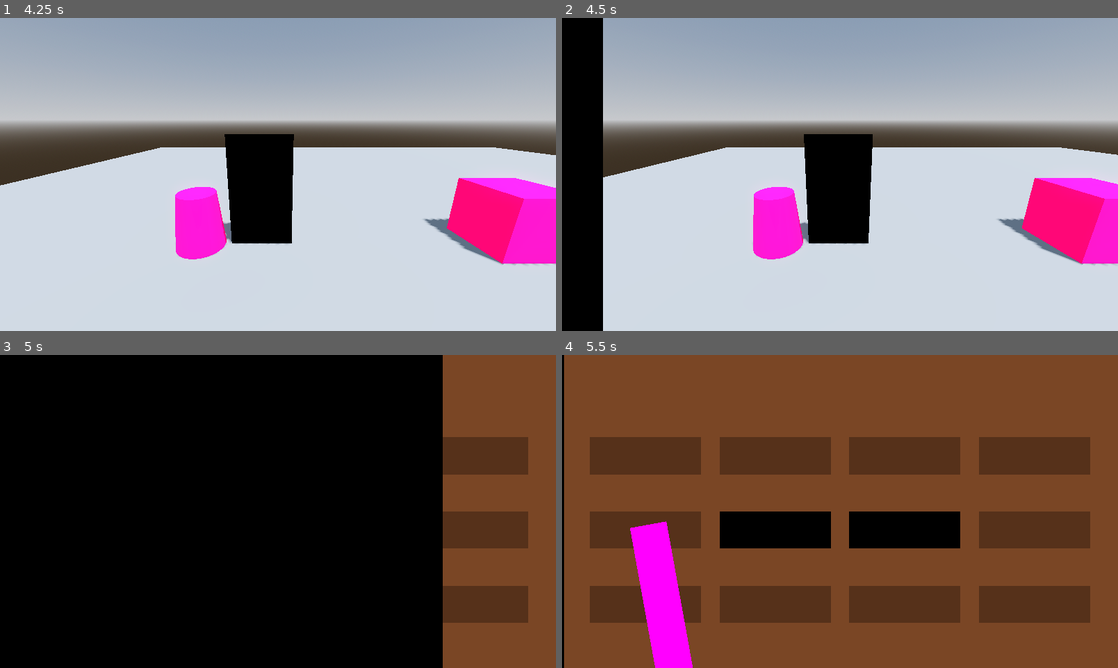
Above: before the commit, frames 1-4 (two rows, left to right).
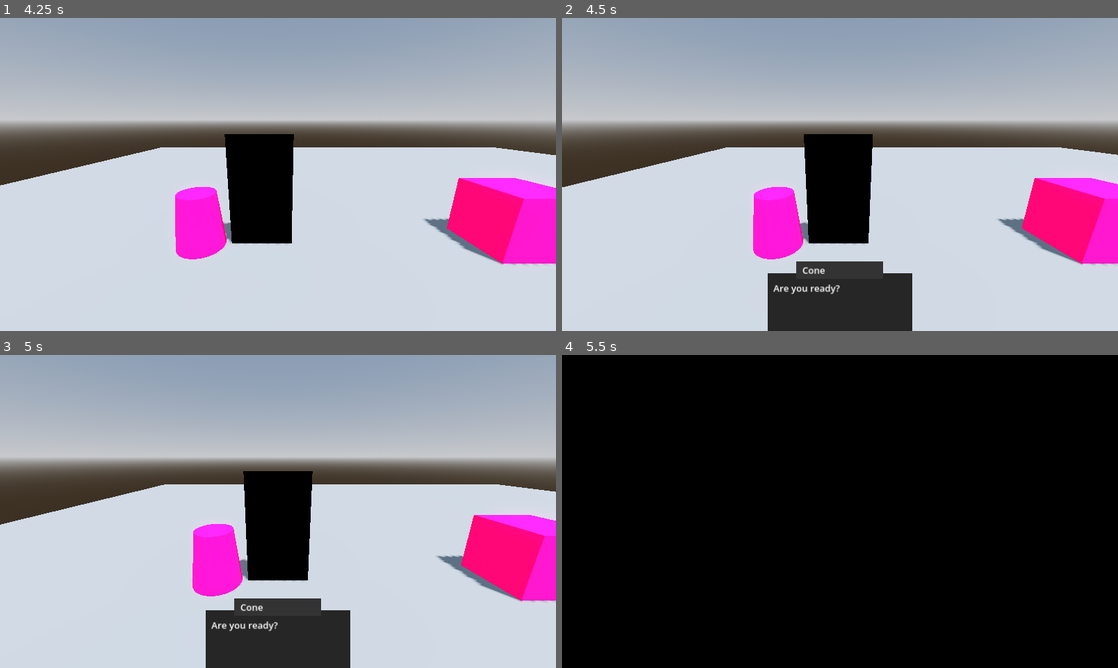
Above: after the commit, the same moments.

Repository: OIIOIIOI/gwj-79-v2
Game: Godot game, scene res://scenes/main/main.tscn
Same seed, same stepped clock (60 frames per second), same inputs: the game is played once before the commit and once after it.
Inputs:
- Up to frame 1 (4.25 s): hold Right (move_right) 0.53-1.28 s; tap E (action) every 0.75 s from 0.6 to 3.6 s; hold Down (move_down) 1.28-2.03 s; tap Enter at 2, 3.5 s; hold Right (move_right) 2.03-2.78 s; tap Space at 2.75 s; hold Up (move_up) 2.78-3.53 s; hold Left (move_left) from 3.53 s (still down)
- Up to frame 2 (4.5 s): keep holding Left (move_left); tap E (action) at 4.35 s
- Up to frame 3 (5 s): keep holding Left (move_left)
- Up to frame 4 (5.5 s): release Left (move_left) at 5.03 s; hold Down (move_down) from 5.03 s (still down); tap E (action) at 5.1 s

Frame 1 is identical in both runs. In frame 2, 13% of the frame differs, in the area x 0-63%, y 0-100%; in frame 3, 96%, in the area x 0-100%, y 0-100%; in frame 4, 95%.

Commit message:
memory fix

Diff:
--- a/autoload/game_events.gd
+++ b/autoload/game_events.gd
@@ -7,7 +7,7 @@
 
 
 func execute_action(action:Action) -> void:
-	print("GameEvents execute_action: ", action.type, " ", action.value)
+	#print("GameEvents execute_action: ", action.type, " ", action.value)
 	match action.type:
 		Action.ACTION_TYPE.AddStep:
 			step_added.emit(action.value)
--- a/project.godot
+++ b/project.godot
@@ -95,16 +95,20 @@
 , Object(InputEventJoypadMotion,"resource_local_to_scene":false,"resource_name":"","device":-1,"axis":1,"axis_value":1.0,"script":null)
 ]
 }
-jump={
-"deadzone": 0.5,
-"events": [Object(InputEventKey,"resource_local_to_scene":false,"resource_name":"","device":-1,"window_id":0,"alt_pressed":false,"shift_pressed":false,"ctrl_pressed":false,"meta_pressed":false,"pressed":false,"keycode":0,"physical_keycode":32,"key_label":0,"unicode":32,"location":0,"echo":false,"script":null)
-, Object(InputEventJoypadButton,"resource_local_to_scene":false,"resource_name":"","device":-1,"button_index":0,"pressure":0.0,"pressed":true,"script":null)
-]
-}
 action={
 "deadzone": 0.5,
 "events": [Object(InputEventKey,"resource_local_to_scene":false,"resource_name":"","device":-1,"window_id":0,"alt_press …(192 unchanged characters)…
+, Object(InputEventJoypadButton,"resource_local_to_scene":false,"resource_name":"","device":-1,"button_index":0,"pressure":0.0,"pressed":true,"script":null)
 , Object(InputEventJoypadButton,"resource_local_to_scene":false,"resource_name":"","device":-1,"button_index":2,"pressure":0.0,"pressed":true,"script":null)
+]
+}
+open_book={
+"deadzone": 0.5,
+"events": [Object(InputEventKey,"resource_local_to_scene":false,"resource_name":"","device":-1,"window_id":0,"alt_pressed":false,"shift_pressed":false,"ctrl_pressed":false,"meta_pressed":false,"pressed":false,"keycode":0,"physical_keycode":4194306,"key_label":0,"unicode":0,"location":0,"echo":false,"script":null)
+, Object(InputEventJoypadButton,"resource_local_to_scene":false,"resource_name":"","device":-1,"button_index":4,"pressure":0.0,"pressed":true,"script":null)
+, Object(InputEventJoypadButton,"resource_local_to_scene":false,"resource_name":"","device":-1,"button_index":10,"pressure":0.0,"pressed":true,"script":null)
+, Object(InputEventJoypadButton,"resource_local_to_scene":false,"resource_name":"","device":-1,"button_index":9,"pressure":0.0,"pressed":true,"script":null)
+, Object(InputEventKey,"resource_local_to_scene":false,"resource_name":"","device":-1,"window_id":0,"alt_pressed":false,"shift_pressed":false,"ctrl_pressed":false,"meta_pressed":false,"pressed":false,"keycode":0,"physical_keycode":32,"key_label":0,"unicode":32,"location":0,"echo":false,"script":null)
 ]
 }
 
--- a/resources/condition.gd
+++ b/resources/condition.gd
@@ -12,10 +12,10 @@
 
 
 func check() -> bool:
-	print("Check condition: ", type, " - ", value)
+	#print("Check condition: ", type, " - ", value)
 	match type:
 		CONDITION_TYPE.CurrentStepIs:
-			print("CHECK CurrentStepIs: ", GameData.steps.back(), ", expected: ", value)
+			#print("CHECK CurrentStepIs: ", GameData.steps.back(), ", expected: ", value)
 			return GameData.steps.back() == value
 		_:
 			return false
--- /dev/null
+++ b/resources/dialogs/memory_dialog.tres
@@ -0,0 +1,28 @@
+[gd_resource type="Resource" script_class="Dialog" load_steps=7 format=3 uid="uid://23beltuymyb6"]
+
+[ext_resource type="Script" path="res://resources/dialogs/dialog_chunk.gd" id="1_5qbxo"]
+[ext_resource type="Script" path="res://resources/dialogs/dialog.gd" id="2_6p6ox"]
+[ext_resource type="Script" path="res://resources/action.gd" id="2_o05f0"]
+
+[sub_resource type="Resource" id="Resource_xvyel"]
+script = ExtResource("1_5qbxo")
+speaker_name = "Cone"
+text = "Are you ready?"
+style = 0
+actions = Array[ExtResource("2_o05f0")]([])
+
+[sub_resource type="Resource" id="Resource_0swmt"]
+script = ExtResource("2_o05f0")
+type = 1
+value = "scene_memory"
+
+[sub_resource type="Resource" id="Resource_eahaq"]
+script = ExtResource("1_5qbxo")
+speaker_name = ""
+text = ""
+style = 0
+actions = Array[ExtResource("2_o05f0")]([SubResource("Resource_0swmt")])
+
+[resource]
+script = ExtResource("2_6p6ox")
+chunks = Array[ExtResource("1_5qbxo")]([SubResource("Resource_xvyel"), SubResource("Resource_eahaq")])
--- a/scenes/components/interaction_component/interaction_component.gd
+++ b/scenes/components/interaction_component/interaction_component.gd
@@ -23,19 +23,18 @@
 
 
 func on_body_entered(body: Node3D) -> void:
-	print("on_body_entered", body.name)
+	#print("on_body_entered", body.name)
 	if body is Player:
 		is_in_range = true
 
 
 func on_body_exited(body: Node3D) -> void:
-	print("on_body_exited", body.name)
+	#print("on_body_exited", body.name)
 	if body is Player:
 		is_in_range = false
 
 
 func is_valid() -> bool:
-	print("check validity: ", name, ": ", is_in_range)
 	if condition:
 		return is_in_range && condition.check()
 	return is_in_range
--- a/scenes/components/interaction_manager/interaction_manager.gd
+++ b/scenes/components/interaction_manager/interaction_manager.gd
@@ -13,16 +13,16 @@
 
 func _process(_delta: float) -> void:
 	if can_interact && Input.is_action_just_pressed(&"action"):
-		print("InteractionManager Action detected")
+		#print("InteractionManager Action detected")
 		activate_closest_interactable()
 
 
 func activate_closest_interactable() -> void:
 	var all_valid := get_valid_interactables()
-	print("Found ", all_valid.size(), " valid interactables")
+	#print("Found ", all_valid.size(), " valid interactables")
 	var closest := get_closest_interactable(all_valid)
 	if closest:
-		print("Closest: ", closest.name)
+		#print("Closest: ", closest.name)
 		activate_interactable(closest)
 
 
@@ -30,7 +30,6 @@
 	var valid_interactables: Array[InteractionComponent] = []
 
 	var interactables = get_tree().get_nodes_in_group(&"interactables")
-	print("interactables: ", interactables.size())
 	for interactable in interactables:
 		if interactable is InteractionComponent:
 			if interactable.is_valid():
--- a/scenes/locations/town_square/town_square.tscn
+++ b/scenes/locations/town_square/town_square.tscn
@@ -1,11 +1,11 @@
-[gd_scene load_steps=18 format=3 uid="uid://ceqi82i6u6pkp"]
+[gd_scene load_steps=17 format=3 uid="uid://ceqi82i6u6pkp"]
 
 [ext_resource type="PackedScene" uid="uid://b1ld03ghdjeed" path="res://scenes/components/interaction_component/interaction_component.tscn" id="1_7ivpw"]
 [ext_resource type="Resource" uid="uid://bjnfa1aj6pb1n" path="res://resources/dialogs/cube_dialog.tres" id="2_qdubf"]
 [ext_resource type="Resource" uid="uid://jeoopaiy6ghn" path="res://resources/dialogs/cube_dialog_2.tres" id="2_yei84"]
 [ext_resource type="Script" path="res://resources/condition.gd" id="2_ysnj1"]
 [ext_resource type="Resource" uid="uid://bjyfg7cnuen13" path="res://resources/dialogs/cube_dialog_3.tres" id="5_u1af2"]
-[ext_resource type="Script" path="res://resources/action.gd" id="6_1q3fb"]
+[ext_resource type="Resource" uid="uid://23beltuymyb6" path="res://resources/dialogs/memory_dialog.tres" id="6_7gcys"]
 
 [sub_resource type="WorldBoundaryShape3D" id="WorldBoundaryShape3D_ojx1x"]
 
@@ -43,11 +43,6 @@
 [sub_resource type="CylinderMesh" id="CylinderMesh_4wmg4"]
 top_radius = 0.3
 height = 1.8
-
-[sub_resource type="Resource" id="Resource_nu502"]
-script = ExtResource("6_1q3fb")
-type = 1
-value = "scene_memory"
 
 [node name="TownSquare" type="Node3D"]
 
@@ -96,5 +91,5 @@
 surface_material_override/0 = SubResource("StandardMaterial3D_wccme")
 
 [node name="ICMemory" parent="StaticBody3D" instance=ExtResource("1_7ivpw")]
-actions = Array[ExtResource("6_1q3fb")]([SubResource("Resource_nu502")])
+dialog = ExtResource("6_7gcys")
 radius = 1.5
--- a/scenes/mini_games/memory/drawer.tscn
+++ b/scenes/mini_games/memory/drawer.tscn
@@ -74,35 +74,6 @@
 "values": [true]
 }
 
-[sub_resource type="Animation" id="Animation_svs12"]
-resource_name = "open"
-length = 0.5
-step = 0.1
-tracks/0/type = "value"
-tracks/0/imported = false
-tracks/0/enabled = true
-tracks/0/path = NodePath("Visuals:position")
-tracks/0/interp = 2
-tracks/0/loop_wrap = true
-tracks/0/keys = {
-"times": PackedFloat32Array(0, 0.5),
-"transitions": PackedFloat32Array(1, 1),
-"update": 0,
-"values": [Vector2(0, -192), Vector2(0, -64)]
-}
-tracks/1/type = "value"
-tracks/1/imported = false
-tracks/1/enabled = true
-tracks/1/path = NodePath("HandTarget:position")
-tracks/1/interp = 2
-tracks/1/loop_wrap = true
-tracks/1/keys = {
-"times": PackedFloat32Array(0, 0.5),
-"transitions": PackedFloat32Array(1, 1),
-"update": 0,
-"values": [Vector2(0, 0), Vector2(0, 128)]
-}
-
 [sub_resource type="Animation" id="Animation_qf3fw"]
 resource_name = "fade"
 length = 0.5
@@ -144,6 +115,35 @@
 "values": [Vector2(0, 128), Vector2(0, 0)]
 }
 
+[sub_resource type="Animation" id="Animation_svs12"]
+resource_name = "open"
+length = 0.5
+step = 0.1
+tracks/0/type = "value"
+tracks/0/imported = false
+tracks/0/enabled = true
+tracks/0/path = NodePath("Visuals:position")
+tracks/0/interp = 2
+tracks/0/loop_wrap = true
+tracks/0/keys = {
+"times": PackedFloat32Array(0, 0.5),
+"transitions": PackedFloat32Array(1, 1),
+"update": 0,
+"values": [Vector2(0, -192), Vector2(0, -64)]
+}
+tracks/1/type = "value"
+tracks/1/imported = false
+tracks/1/enabled = true
+tracks/1/path = NodePath("HandTarget:position")
+tracks/1/interp = 2
+tracks/1/loop_wrap = true
+tracks/1/keys = {
+"times": PackedFloat32Array(0, 0.5),
+"transitions": PackedFloat32Array(1, 1),
+"update": 0,
+"values": [Vector2(0, 0), Vector2(0, 128)]
+}
+
 [sub_resource type="AnimationLibrary" id="AnimationLibrary_05nu4"]
 _data = {
 "RESET": SubResource("Animation_rgqt1"),
--- a/scenes/mini_games/memory/memory.gd
+++ b/scenes/mini_games/memory/memory.gd
@@ -186,11 +186,13 @@
 	var first_drawer = opened_drawers[0]
 	var second_drawer = opened_drawers[1]
 	if first_drawer.item == second_drawer.item:
-		for drawer in opened_drawers:
-			drawer.fade()
+		first_drawer.fade()
+		await get_tree().create_timer(0.1).timeout
+		second_drawer.fade()
 	else:
-		for drawer in opened_drawers:
-			drawer.close()
+		first_drawer.close()
+		await get_tree().create_timer(0.1).timeout
+		second_drawer.close()
 
 	await second_drawer.animation_player.animation_finished
 
@@ -203,7 +205,6 @@
 
 
 func end_game() -> void:
-	print("GAME FINISHED")
 	game_state = GAME_STATE.End
 
 	await get_tree().create_timer(0.5).timeout
--- a/scenes/ui/dialog_ui/dialog_ui.gd
+++ b/scenes/ui/dialog_ui/dialog_ui.gd
@@ -28,7 +28,7 @@
 
 func _process(_delta: float) -> void:
 	if is_active && Input.is_action_just_pressed(&"action"):
-		print("DialogUI Action detected: ", current_dialog)
+		#print("DialogUI Action detected: ", current_dialog)
 		display_next_chunk()
 
 
@@ -63,39 +63,41 @@
 func display_current_chunk() -> void:
 	var chunk := current_dialog.chunks[current_chunk_index]
 
-	# Set text style and content
-	#text_label.text = ""
-	text_label.clear()
-	match chunk.style:
-		DialogChunk.DIALOG_CHUNK_STYLE.Comment:
-			text_label.push_italics()
-			text_label.append_text(chunk.text)
-			text_label.pop()
-		DialogChunk.DIALOG_CHUNK_STYLE.Red:
-			text_label.push_bold()
-			text_label.push_color(Color.RED)
-			text_label.append_text(chunk.text)
-			text_label.pop_all()
-		_:
-			text_label.append_text(chunk.text)
+	if chunk.text.is_empty():
+		visible = false
+	else:
+		# Set text style and content
+		text_label.clear()
+		match chunk.style:
+			DialogChunk.DIALOG_CHUNK_STYLE.Comment:
+				text_label.push_italics()
+				text_label.append_text(chunk.text)
+				text_label.pop()
+			DialogChunk.DIALOG_CHUNK_STYLE.Red:
+				text_label.push_bold()
+				text_label.push_color(Color.RED)
+				text_label.append_text(chunk.text)
+				text_label.pop_all()
+			_:
+				text_label.append_text(chunk.text)
 
-	# Show speaker name if specified
-	if !chunk.speaker_name.is_empty():
-		name_label.text = chunk.speaker_name
-		name_panel.visible = true
-	else:
-		name_label.text = ""
-		name_panel.visible = false
+		# Show speaker name if specified
+		if !chunk.speaker_name.is_empty():
+			name_label.text = chunk.speaker_name
+			name_panel.visible = true
+		else:
+			name_label.text = ""
+			name_panel.visible = false
 
-	# Set speaker sprite if specified
-	if chunk.sprite:
-		speaker_sprite.texture = chunk.sprite
-	else:
-		speaker_sprite.texture = null
+		# Set speaker sprite if specified
+		if chunk.sprite:
+			speaker_sprite.texture = chunk.sprite
+		else:
+			speaker_sprite.texture = null
 
-	# Force a layout refresh to fix positioning bug
-	visible = false
-	visible = true
+		# Force a layout refresh to fix positioning bug
+		visible = false
+		visible = true
 
 	# Execute chunk actions
 	if chunk.actions.size() > 0:
